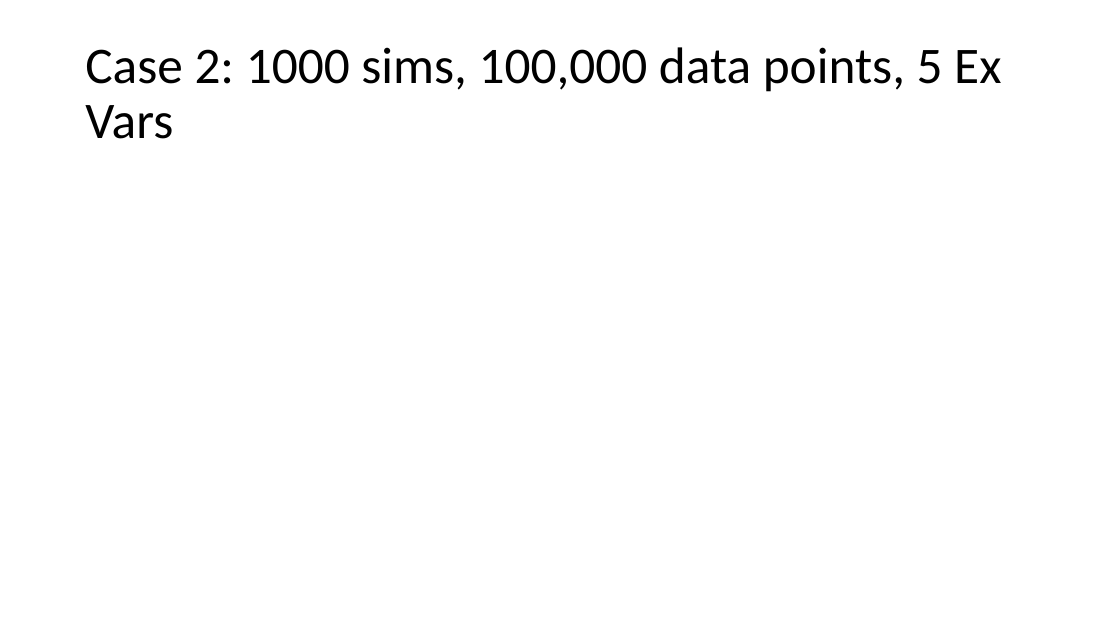
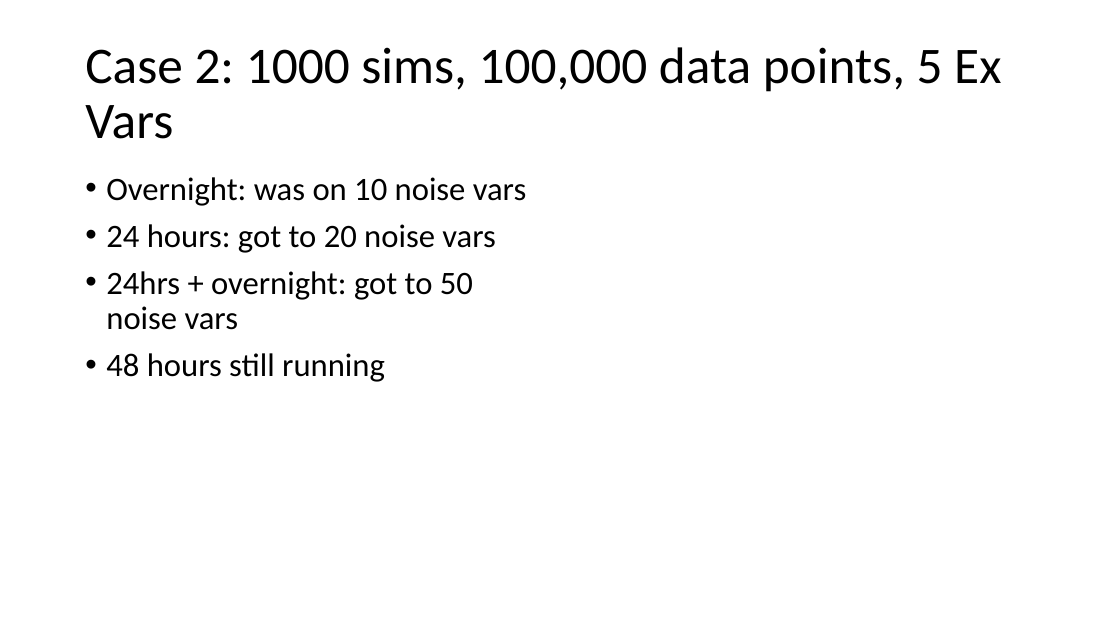
Before and after one commit to Tsmith5151/Capstone, a slide deck: slide 27 of GUI/Version4/Results_KK2.pptx. Drawn at 1120x630 pixels with LibreOffice and Linux fonts; fonts in the diff are those of the drawing. Boxes give left, top, right and bottom in pixels: in the first picture for what was removed or moved away, otherwise in the second. Text is boxed around its words. In the diff, an @@ line names an element or a change of style, - is before the commit and + after.

```diff
--- a/GUI/Version4/Results_KK2.pptx
+++ b/GUI/Version4/Results_KK2.pptx
@@ text added at [106,177,526,382], 28 pt, text #000000 @@
+• Overnight: was on 10 noise vars
+• 24 hours: got to 20 noise vars
+• 24hrs + overnight: got to 50 noise vars
+• 48 hours still running
```
Also in this commit, not shown: 3 other slides changed, 1 other file.
